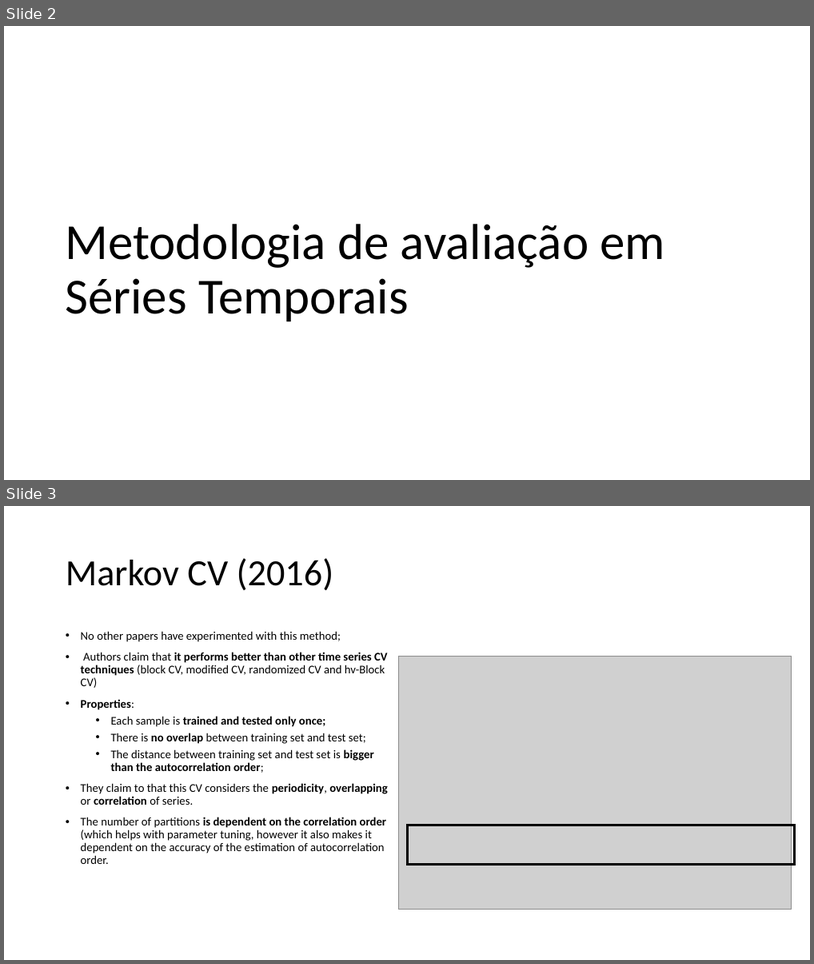
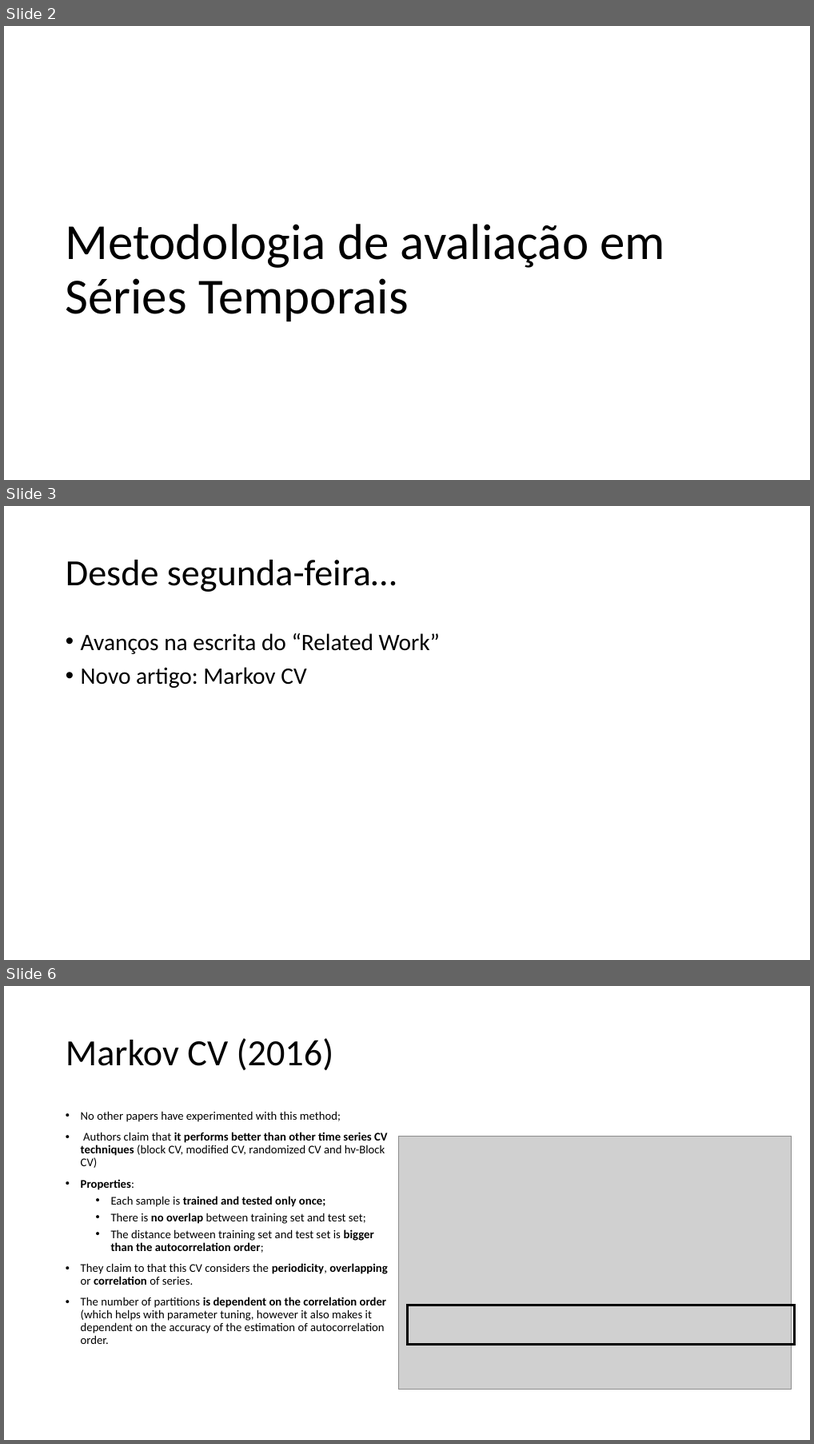
Before and after one commit to MiguelLoureiro98/timecave, a slide deck: papers/.ppt/TimeSeriesCV_11042024.pptx. Shown one above the other, each under a label of ours: slides 2 and 3 before the commit, slides 2, 3 and 6 after it; the slides between them are not shown. The pictures are 814x964 and 814x1444 pixels, drawn with LibreOffice and Linux fonts; fonts in the diff are those of the drawing; grey boxes stand for pictures. Boxes give left, top, right and bottom in pixels: in the first picture for what was removed or moved away, otherwise in the second. Text is boxed around its words. In the diff, an @@ line names an element or a change of style, - is before the commit and + after.

```diff
--- a/papers/.ppt/TimeSeriesCV_11042024.pptx
+++ b/papers/.ppt/TimeSeriesCV_11042024.pptx
@@ slide 3 added at bbox=[4, 506, 810, 960], background #FFFFFF @@
@@ title added at bbox=[66, 560, 397, 592], 44 pt, text #000000 @@
+Desde segunda-feira…
@@ text added at bbox=[81, 633, 440, 688], 28 pt, text #000000 @@
+• Avanços na escrita do “Related Work”
+• Novo artigo: Markov CV
@@ what was slide 3 is now slide 6 @@
```
Also in this commit, not shown: 2 other slides added, 17 slides removed.
